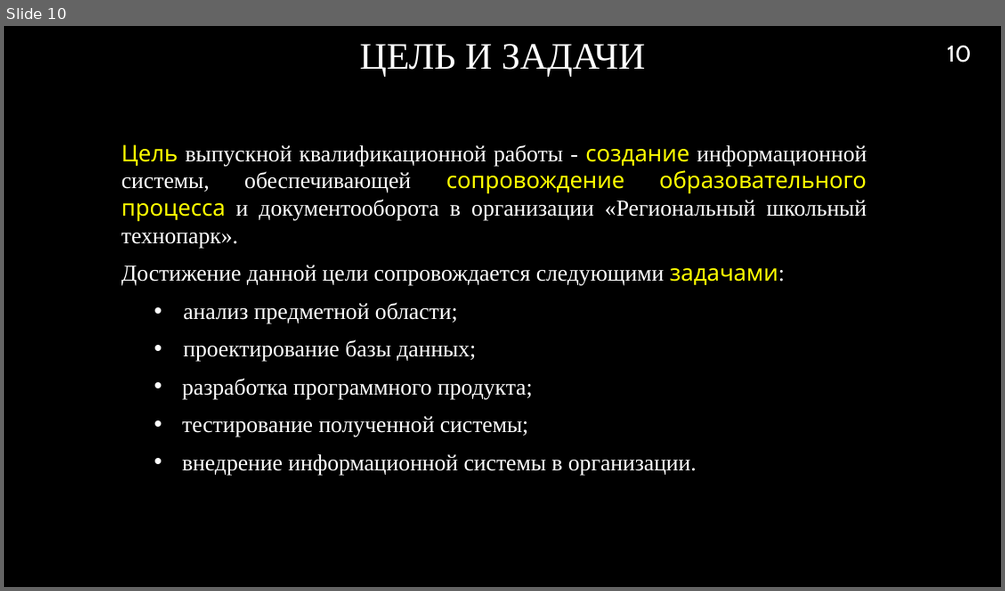
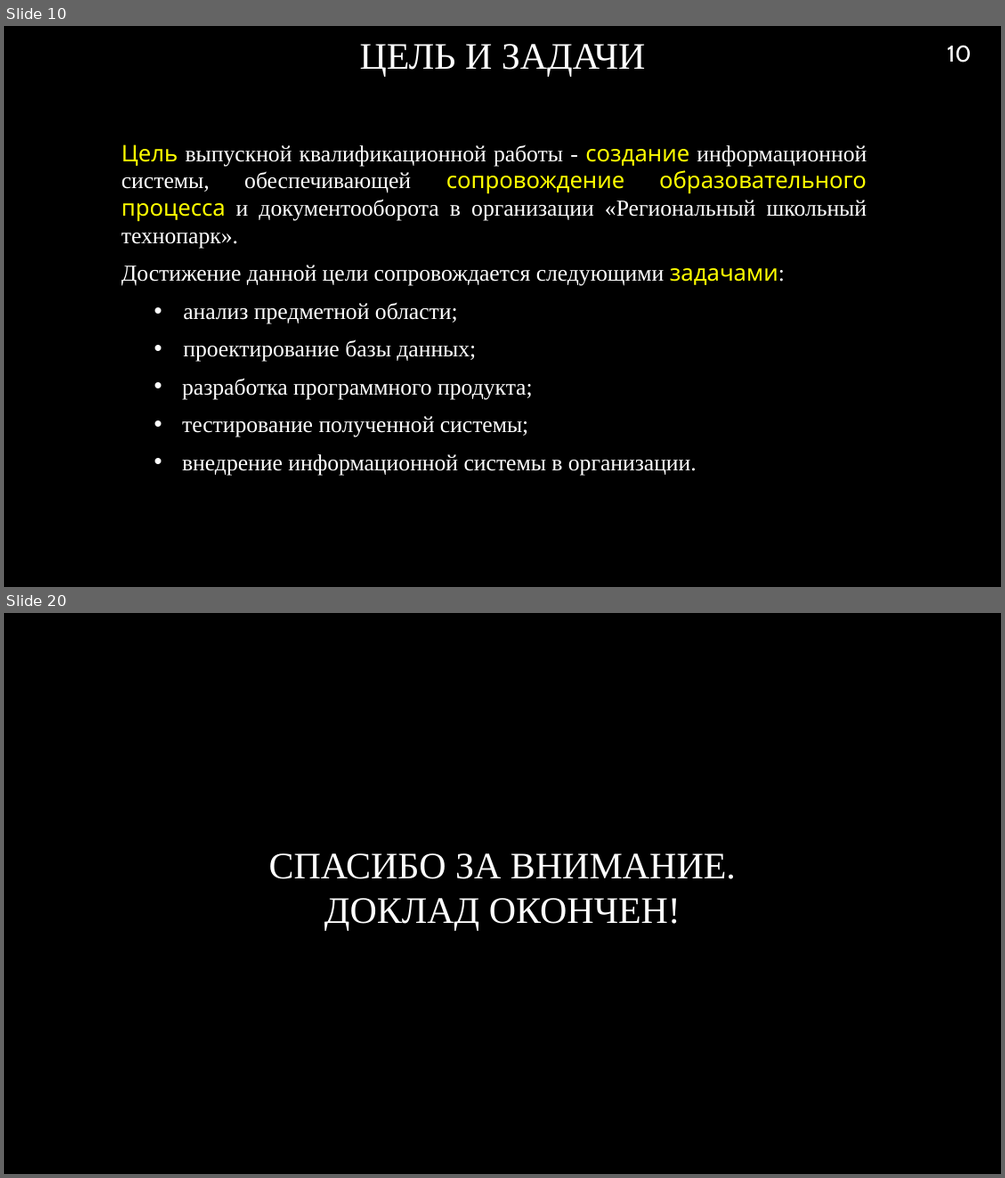
Before and after one commit to RAdKuzur/ASTU, a slide deck: Дипломная работа/Презентация.pptx. Shown one above the other, each under a label of ours: slide 10 before the commit, slides 10 and 20 after it; the slides between them are not shown. The pictures are 1005x591 and 1005x1178 pixels, drawn with LibreOffice and Linux fonts; fonts in the diff are those of the drawing; background and template pictures are left out. Boxes give left, top, right and bottom in pixels: in the first picture for what was removed or moved away, otherwise in the second. Text is boxed around its words. In the diff, an @@ line names an element or a change of style, - is before the commit and + after.

```diff
--- a/Дипломная работа/Презентация.pptx
+++ b/Дипломная работа/Презентация.pptx
@@ slide 20 added at (4, 613, 1001, 1174), background picture (left out) @@
@@ title added at (269, 853, 736, 930), 36 pt, text #FFFFFF @@
+СПАСИБО ЗА ВНИМАНИЕ.
+ДОКЛАД ОКОНЧЕН!
```
Also in this commit, not shown: 4 slides changed, 6 other slides added, 3 slides removed, 1 other file.
